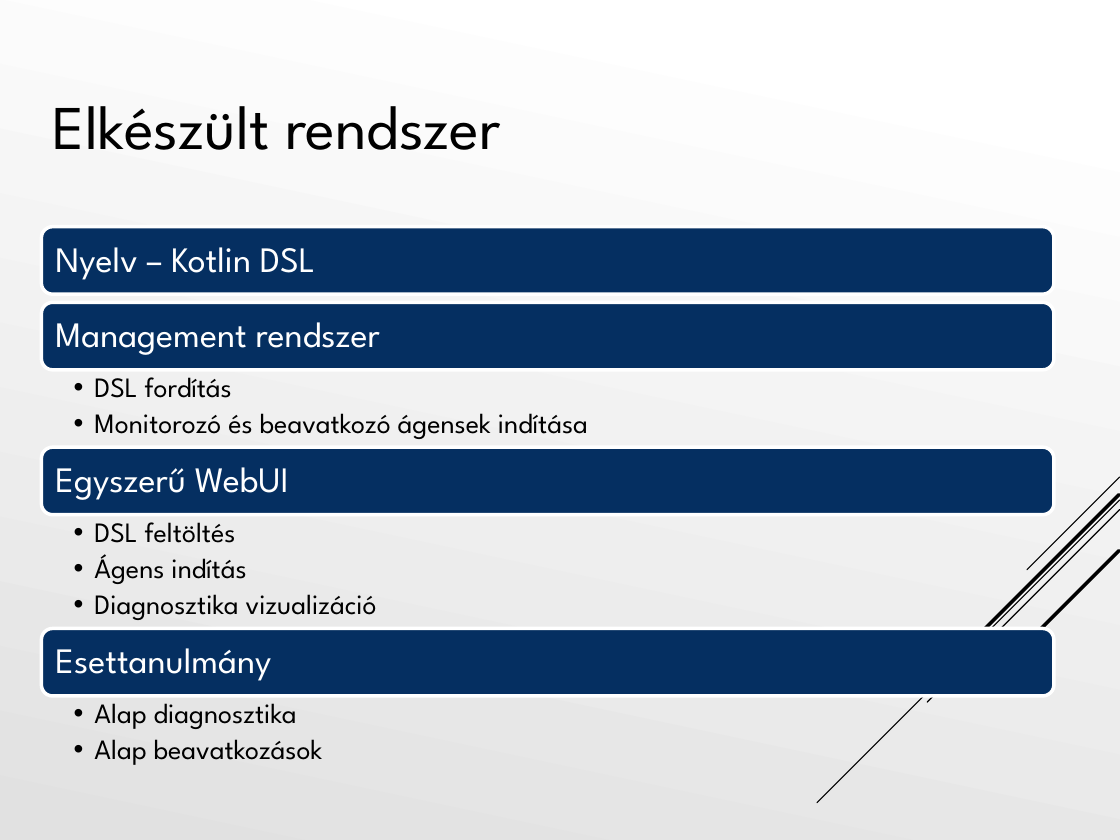
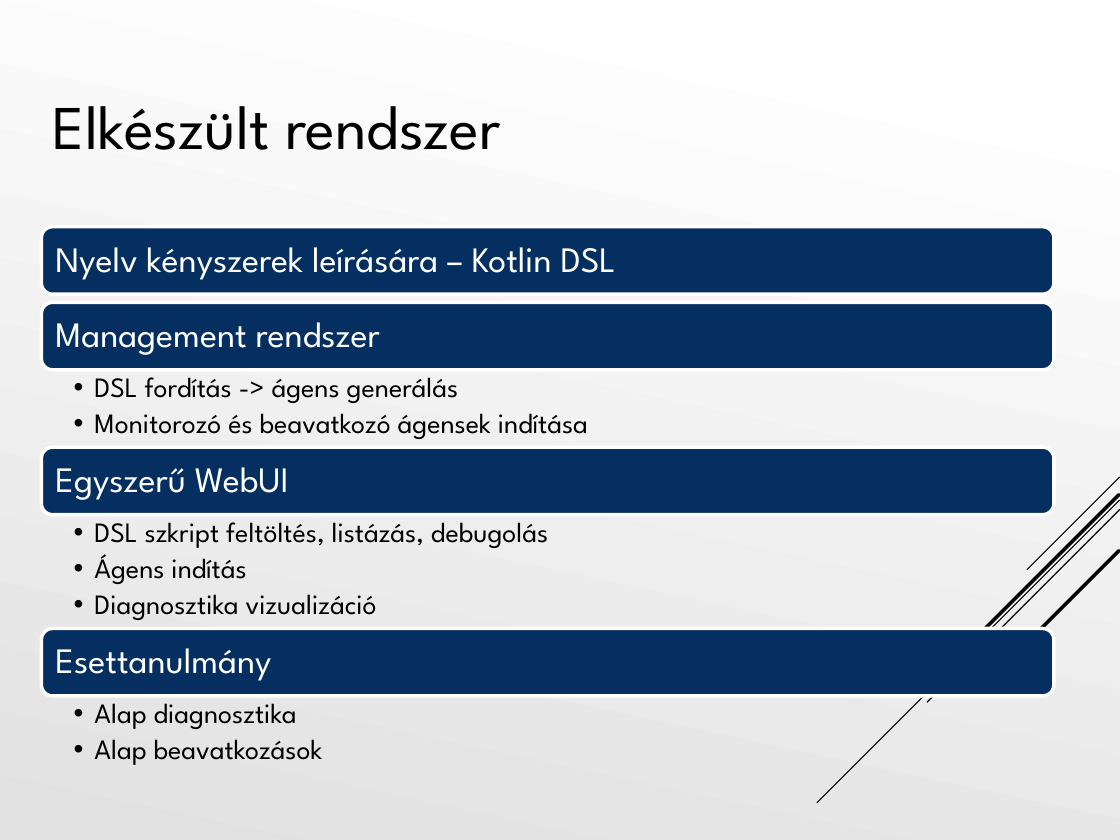
Before and after one commit to Tiegris/KonstrainR, a slide deck: slide 4 of ppt/prezi.pptx (slide 5 before the commit). Drawn at 1120x840 pixels with LibreOffice and Linux fonts; fonts in the diff are those of the drawing. Boxes give left, top, right and bottom in pixels: in the first picture for what was removed or moved away, otherwise in the second. Text is boxed around its words. In the diff, an @@ line names an element or a change of style, - is before the commit and + after.

```diff
--- a/ppt/prezi.pptx
+++ b/ppt/prezi.pptx
@@ text at <box>55,247,616,280</box>: text changed @@
-Nyelv – Kotlin DSL
+Nyelv kényszerek leírására – Kotlin DSL
@@ text at <box>94,377,459,403</box>: text changed @@
-  • DSL fordítás
+  • DSL fordítás -> ágens generálás
@@ text at <box>94,522,548,548</box>: text changed @@
-  • DSL feltöltés
+  • DSL szkript feltöltés, listázás, debugolás
```
Also in this commit, not shown: 9 other slides changed, 5 slides added, 5 slides removed, 1 other file.
